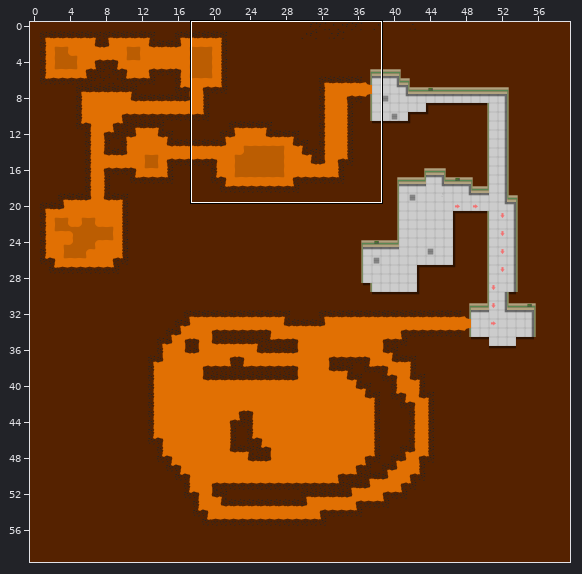
A Tiled map gets an edit: core/assets/world/world02.tmx. The picture above shows the old version from afar; the outline marks the close-up.
Close-up. Before the commit:
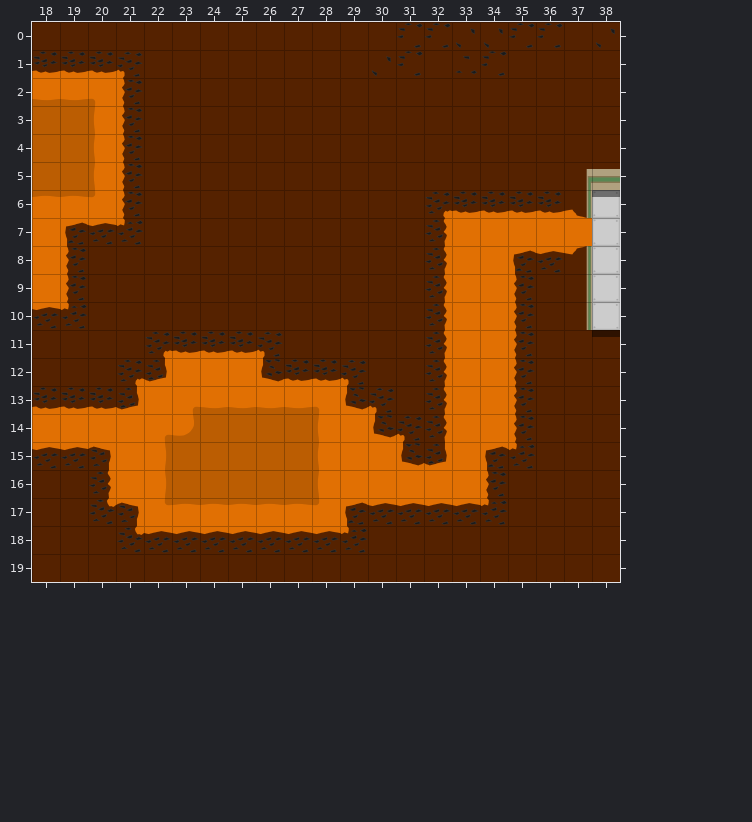
Cells are 64x64 px. Shown: x 18..38, y 0..19. The commit also changed other parts of the map, which this record leaves out.
The result:
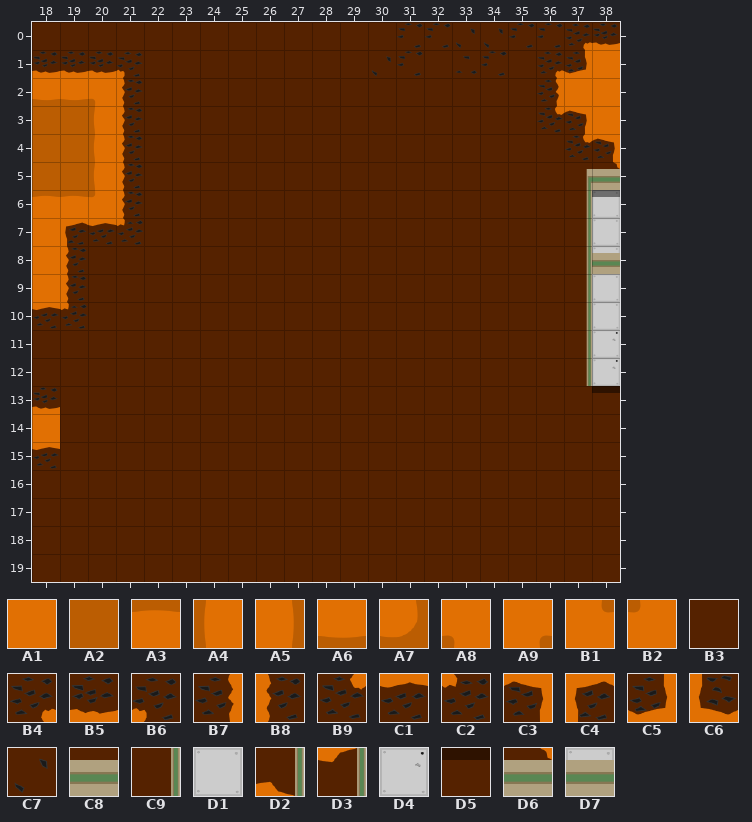
Key: from "world": A1 0, A2 1, A3 3, A4 5, A5 6, A6 8, A7 9, A8 10, A9 11, B1 12, B2 13, B3 14, B4 15, B5 16, B6 17, B7 18, B8 19, B9 20, C1 21, C2 22, C3 23, C4 24, C5 25, C6 26, C7 29, C8 31, C9 36, D1 38, D2 44, D3 46, D4 47, D5 48, D6 60, D7 65.
__ is an empty cell, .. an unchanged one.
From old to new:
--- layer "world"
@@ x 19..38 @@
- 0 .. .. .. .. .. .. .. .. .. .. .. .. .. .. .. .. .. .. B3 C7
- 1 .. .. .. .. .. .. .. .. .. .. .. .. .. .. .. .. .. B3 B3 B3
- 2 .. .. .. .. .. .. .. .. .. .. .. .. .. .. .. .. .. B3 B3 B3
- 3 .. .. .. .. .. .. .. .. .. .. .. .. .. .. .. .. .. B3 B3 B3
- 4 .. .. .. .. .. .. .. .. .. .. .. .. .. .. .. .. .. .. B3 B3
- 5 .. .. .. .. .. .. .. .. .. .. .. .. .. .. .. .. .. .. .. C8
- 6 .. .. .. .. .. .. .. .. .. .. .. .. .. B4 B5 B5 B5 B5 D2 ..
- 7 .. .. .. .. .. .. .. .. .. .. .. .. .. B7 A1 A1 A1 A1 A1 ..
- 8 .. .. .. .. .. .. .. .. .. .. .. .. .. B7 A1 A1 C4 C1 D3 D1
- 9 .. .. .. .. .. .. .. .. .. .. .. .. .. B7 A1 A1 B8 .. .. ..
-10 .. .. .. .. .. .. .. .. .. .. .. .. .. B7 A1 A1 B8 .. .. ..
-11 .. .. .. B4 B5 B5 B5 B6 .. .. .. .. .. B7 A1 A1 B8 .. B3 D5
-12 .. .. B4 C5 A1 A1 A1 C6 B5 B5 B6 .. .. B7 A1 A1 B8 .. B3 B3
-13 B5 B5 C5 A1 A9 A6 A6 A6 A6 A8 C6 B6 .. B7 A1 A1 B8 .. .. B3
-14 A1 A1 A1 A9 A7 A2 A2 A2 A2 A4 A1 C6 B6 B7 A1 A1 B8 .. .. ..
-15 C1 C3 A1 A5 A2 A2 A2 A2 A2 A4 A1 A1 C6 C5 A1 C4 C2 .. .. ..
-16 .. B7 A1 A5 A2 A2 A2 A2 A2 A4 A1 A1 A1 A1 A1 B8 .. .. .. ..
-17 .. B9 C3 B1 A3 A3 A3 A3 A3 B2 C4 C1 C1 C1 C1 C2 .. .. .. ..
-18 .. .. B9 C1 C1 C1 C1 C1 C1 C1 C2 .. .. .. .. .. .. .. .. ..
+ 0 .. .. .. .. .. .. .. .. .. .. .. .. .. .. .. .. .. .. B4 B5
+ 1 .. .. .. .. .. .. .. .. .. .. .. .. .. .. .. .. .. B4 C5 A1
+ 2 .. .. .. .. .. .. .. .. .. .. .. .. .. .. .. .. .. B7 A1 A1
+ 3 .. .. .. .. .. .. .. .. .. .. .. .. .. .. .. .. .. B9 C3 A1
+ 4 .. .. .. .. .. .. .. .. .. .. .. .. .. .. .. .. .. .. B9 C3
+ 5 .. .. .. .. .. .. .. .. .. .. .. .. .. .. .. .. .. .. .. D6
+ 6 .. .. .. .. .. .. .. .. .. .. .. .. .. B3 B3 B3 B3 B3 C9 ..
+ 7 .. .. .. .. .. .. .. .. .. .. .. .. .. B3 B3 B3 B3 B3 C9 ..
+ 8 .. .. .. .. .. .. .. .. .. .. .. .. .. B3 B3 B3 B3 B3 C9 D7
+ 9 .. .. .. .. .. .. .. .. .. .. .. .. .. B3 B3 B3 B3 .. .. ..
+10 .. .. .. .. .. .. .. .. .. .. .. .. .. B3 B3 B3 B3 .. .. ..
+11 .. .. .. B3 B3 B3 B3 B3 .. .. .. .. .. B3 B3 B3 B3 .. C9 D4
+12 .. .. B3 B3 B3 B3 B3 B3 B3 B3 B3 .. .. B3 B3 B3 B3 .. C9 D4
+13 B3 B3 B3 B3 B3 B3 B3 B3 B3 B3 B3 B3 .. B3 B3 B3 B3 .. .. D5
+14 B3 B3 B3 B3 B3 B3 B3 B3 B3 B3 B3 B3 B3 B3 B3 B3 B3 .. .. ..
+15 B3 B3 B3 B3 B3 B3 B3 B3 B3 B3 B3 B3 B3 B3 B3 B3 B3 .. .. ..
+16 .. B3 B3 B3 B3 B3 B3 B3 B3 B3 B3 B3 B3 B3 B3 B3 .. .. .. ..
+17 .. B3 B3 B3 B3 B3 B3 B3 B3 B3 B3 B3 B3 B3 B3 B3 .. .. .. ..
+18 .. .. B3 B3 B3 B3 B3 B3 B3 B3 B3 .. .. .. .. .. .. .. .. ..
